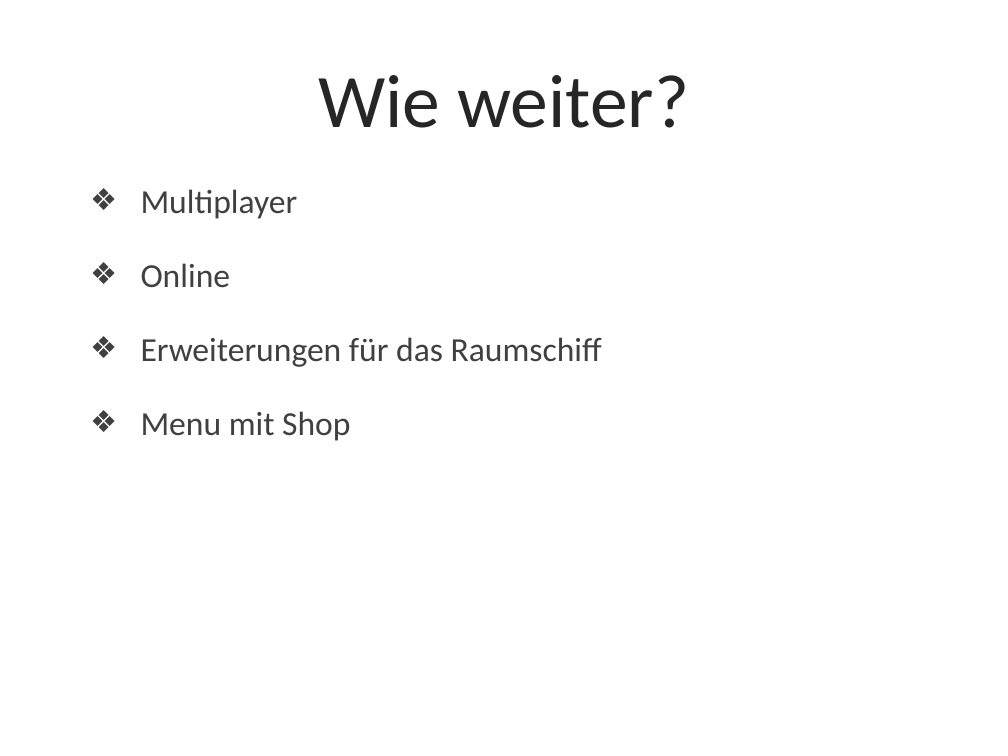
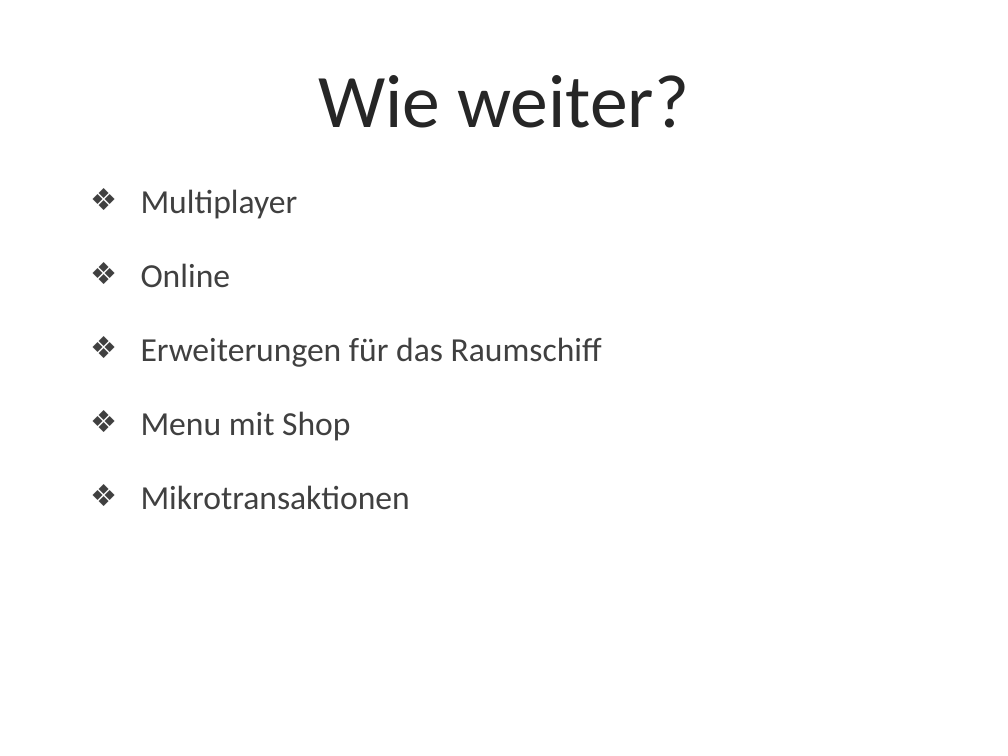
Before and after one commit to smowdy/bfh_projekt_1, a slide deck: slide 17 of doc/PP_Arcade_V1.pptx (slide 16 before the commit). Drawn at 1008x756 pixels with LibreOffice and Linux fonts; fonts in the diff are those of the drawing; background and template pictures are left out. Boxes give left, top, right and bottom in pixels: in the first picture for what was removed or moved away, otherwise in the second. Text is boxed around its words. In the diff, an @@ line names an element or a change of style, - is before the commit and + after.

```diff
--- a/doc/PP_Arcade_V1.pptx
+++ b/doc/PP_Arcade_V1.pptx
@@ text at (x1=141, y1=485, x2=410, y2=510): paragraph added @@
+❖ Mikrotransaktionen
```
Also in this commit, not shown: 2 other slides changed, 1 slide added.
